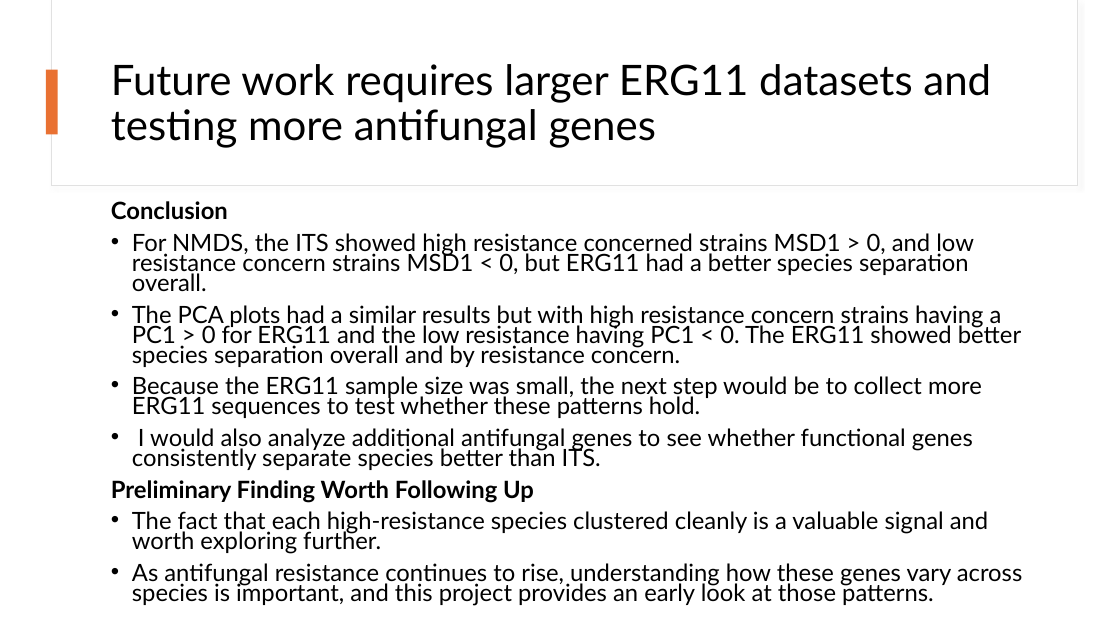
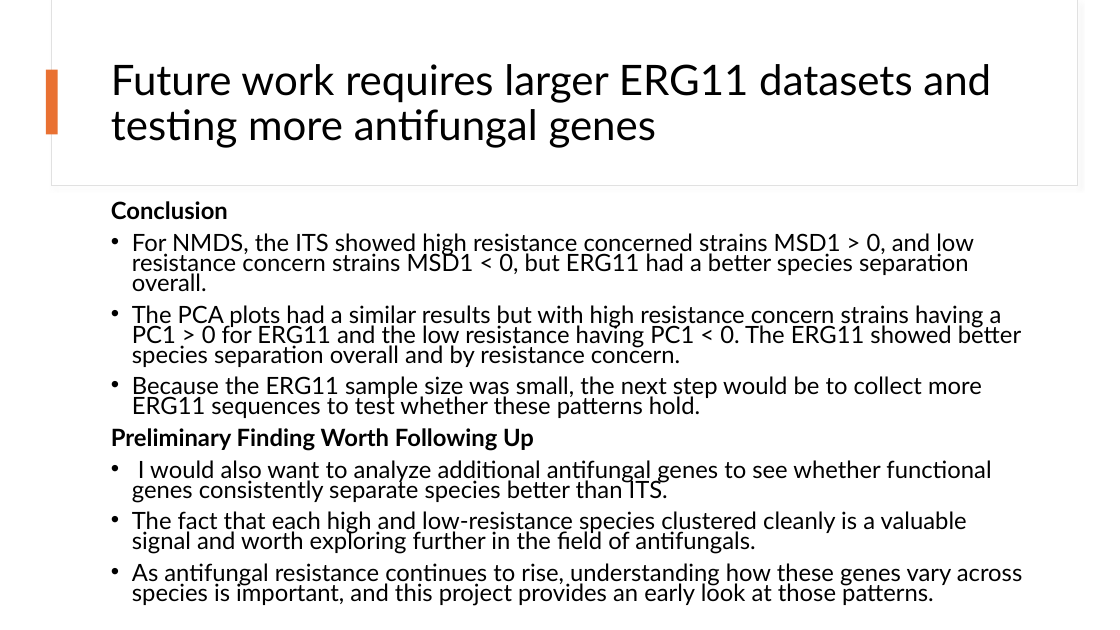
Before and after one commit to snsaiphoo/binf6210_assignment4, a slide deck: slide 18 of doc/Candida Comparison.pptx. Drawn at 1120x630 pixels with LibreOffice and Linux fonts; fonts in the diff are those of the drawing. Boxes give left, top, right and bottom in pixels: in the first picture for what was removed or moved away, otherwise in the second. Text is boxed around its words. In the diff, an @@ line names an element or a change of style, - is before the commit and + after.

```diff
--- a/doc/Candida Comparison.pptx
+++ b/doc/Candida Comparison.pptx
@@ text at bbox=[132, 428, 973, 470]: paragraph removed @@
-• I would also analyze additional antifungal genes to see whether functional genes consistently separate species better than ITS.
@@ text at bbox=[132, 460, 991, 554]: text changed @@
-• The fact that each high-resistance species clustered cleanly is a valuable signal and worth exploring further.
+• I would also want to analyze additional antifungal genes to see whether functional genes consistently separate species better than ITS.
+• The fact that each high and low-resistance species clustered cleanly is a valuable signal and worth exploring further in the field of antifungals.
```
Also in this commit, not shown: 5 other slides changed, 5 other files.
